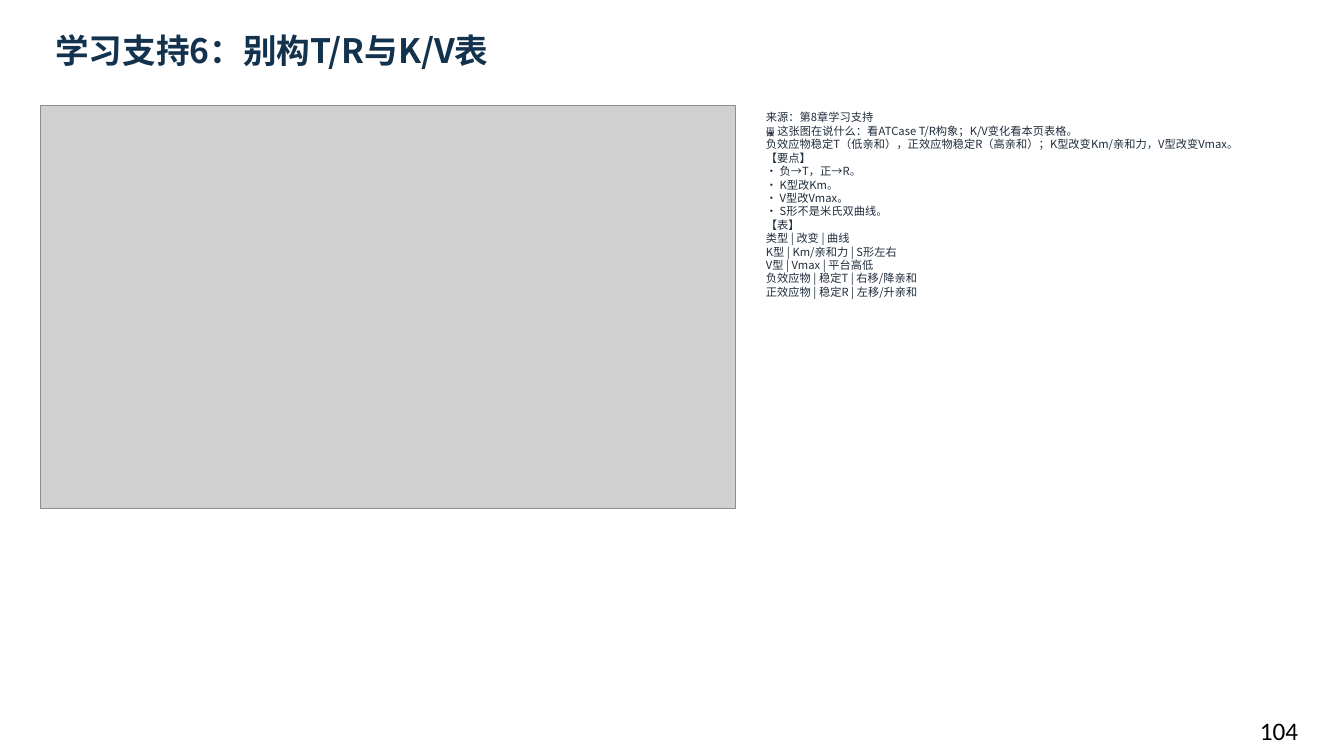
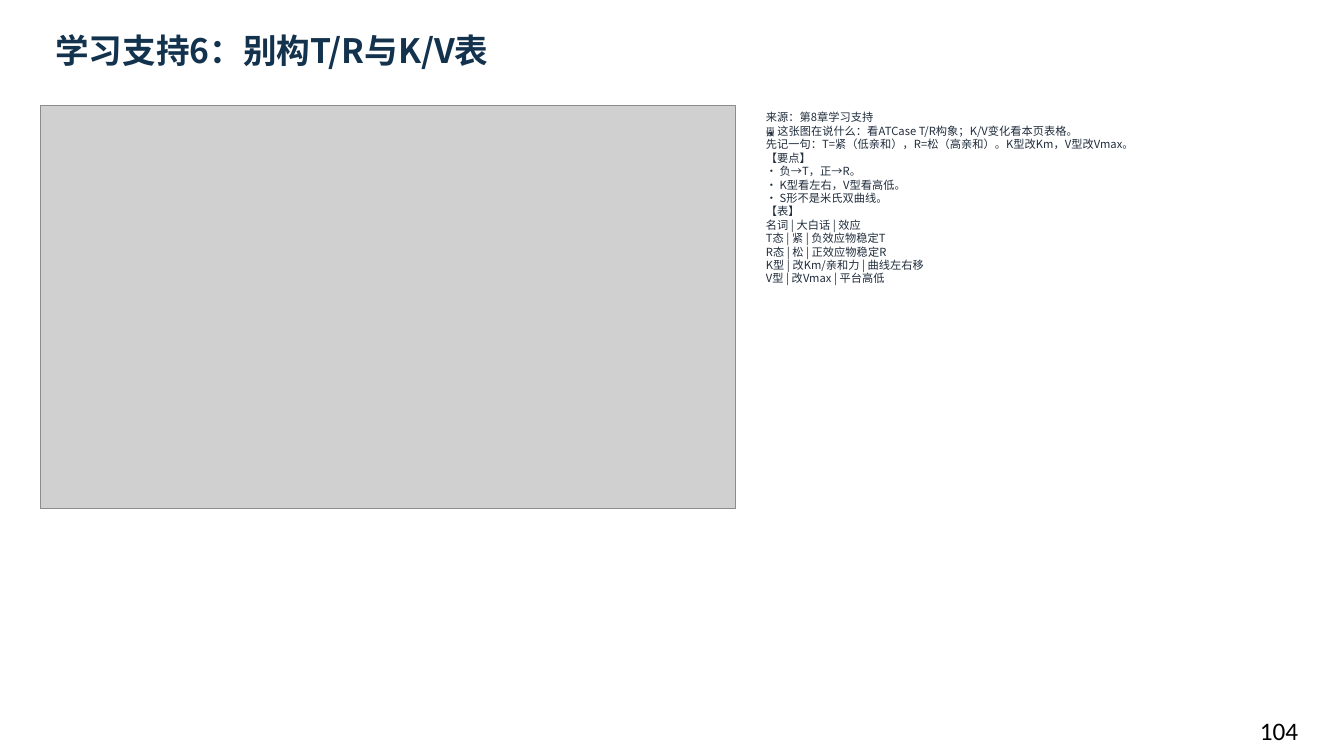
Before and after one commit to newkan-li/Biochemistry, a slide deck: slide 104 of downloads/bc08-ai-style.pptx. Drawn at 1344x756 pixels with LibreOffice and Linux fonts; fonts in the diff are those of the drawing; grey boxes stand for pictures. Boxes give left, top, right and bottom in pixels: in the first picture for what was removed or moved away, otherwise in the second. Text is boxed around its words. In the diff, an @@ line names an element or a change of style, - is before the commit and + after.

```diff
--- a/downloads/bc08-ai-style.pptx
+++ b/downloads/bc08-ai-style.pptx
@@ text at (766,111,1134,283): text changed @@
-来源：第8章学习支持
-🖼 这张图在说什么：看ATCase T/R构象；K/V变化看本页表格。
-负效应物稳定T（低亲和），正效应物稳定R（高亲和）；K型改变Km/亲和力，V型改变Vmax。
-【要点】
-• 负→T，正→R。
-• K型改Km。
-• V型改Vmax。
-• S形不是米氏双曲线。
-【表】
-类型 | 改变 | 曲线
-K型 | Km/亲和力 | S形左右
-V型 | Vmax | 平台高低
-负效应物 | 稳定T | 右移/降亲和
-正效应物 | 稳定R | 左移/升亲和
+来源：第8章学习支持
+🖼 这张图在说什么：看ATCase T/R构象；K/V变化看本页表格。
+先记一句：T=紧（低亲和），R=松（高亲和）。K型改Km，V型改Vmax。
+【要点】
+• 负→T，正→R。
+• K型看左右，V型看高低。
+• S形不是米氏双曲线。
+【表】
+名词 | 大白话 | 效应
+T态 | 紧 | 负效应物稳定T
+R态 | 松 | 正效应物稳定R
+K型 | 改Km/亲和力 | 曲线左右移
+V型 | 改Vmax | 平台高低
```
Also in this commit, not shown: 8 other slides changed, 6 other files.
